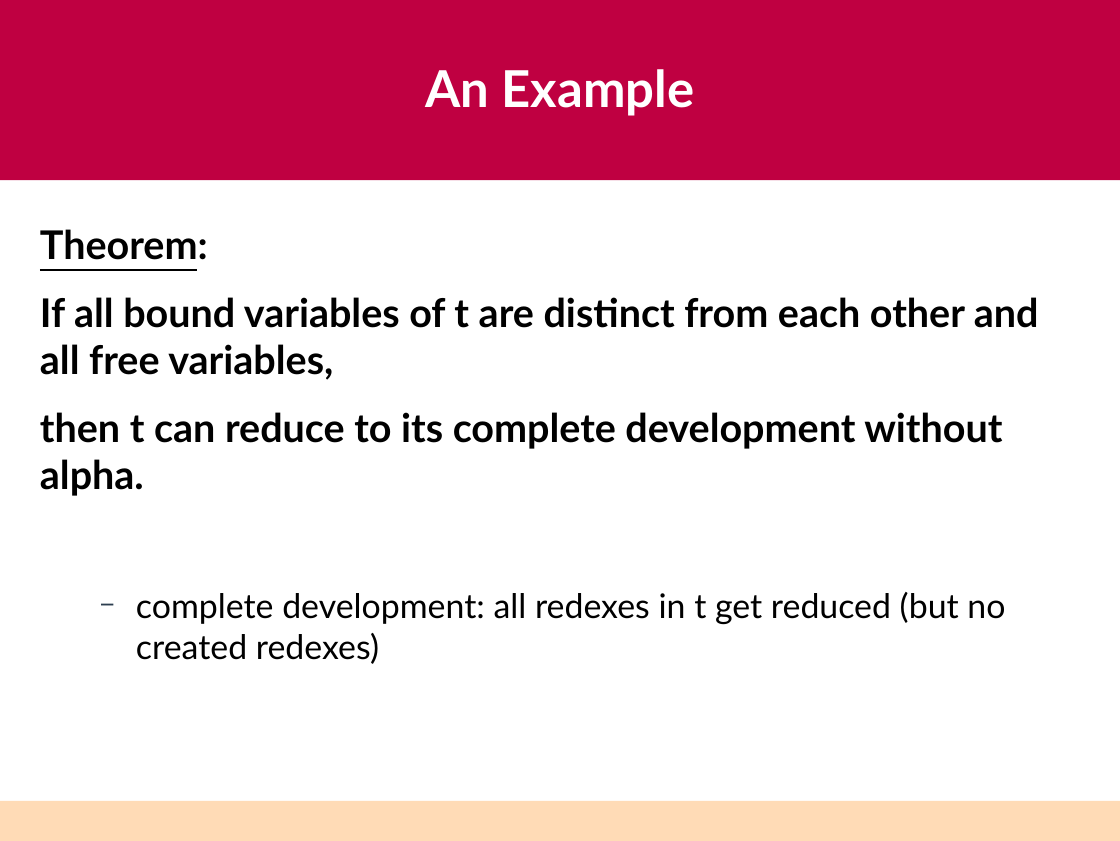
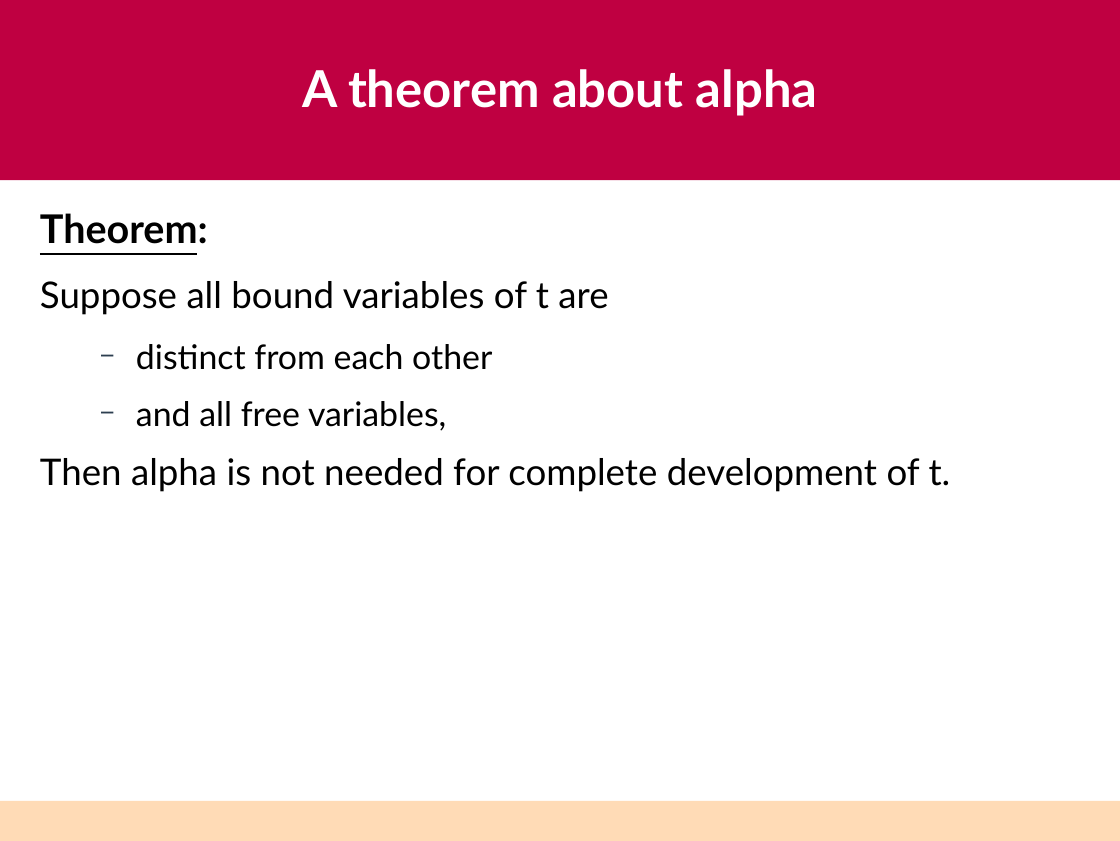
Before and after one commit to astump/explicit-alpha, a slide deck: slide 18 of talks/haskell-2026-lightning-talk/aaron-stump-haskell-2026.odp (slide 11 before the commit). Drawn at 1120x841 pixels with LibreOffice and Linux fonts; fonts in the diff are those of the drawing. Boxes give left, top, right and bottom in pixels: in the first picture for what was removed or moved away, otherwise in the second. Text is boxed around its words. In the diff, an @@ line names an element or a change of style, - is before the commit and + after.

Commit message:
draft

```diff
--- a/talks/haskell-2026-lightning-talk/aaron-stump-haskell-2026.odp
+++ b/talks/haskell-2026-lightning-talk/aaron-stump-haskell-2026.odp
@@ title at (302,69,818,116): text changed @@
-An Example
+A theorem about alpha
@@ text "Theorem:": place and size @@
-text "Theorem:" at (40,229,1039,664)
+text "Theorem:" at (40,213,951,492)
@@ text at (40,281,951,492): text changed; size 28 to 26 pt; bold off @@
-If all bound variables of t are distinct from each other and all free variables,
-then t can reduce to its complete development without alpha.
-  − complete development: all redexes in t get reduced (but no created redexes)
+Suppose all bound variables of t are
+  − distinct from each other
+  − and all free variables,
+Then alpha is not needed for complete development of t.
```
Also in this commit, not shown: 5 other slides changed, 12 slides added.
